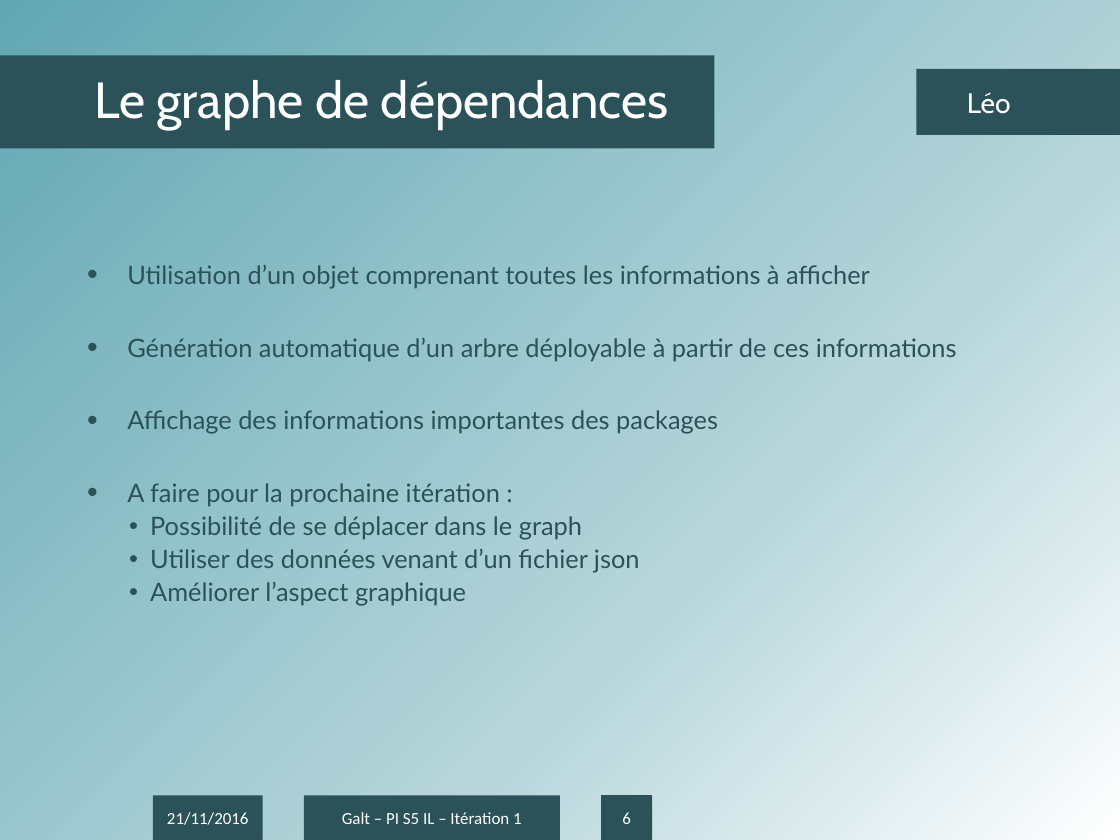
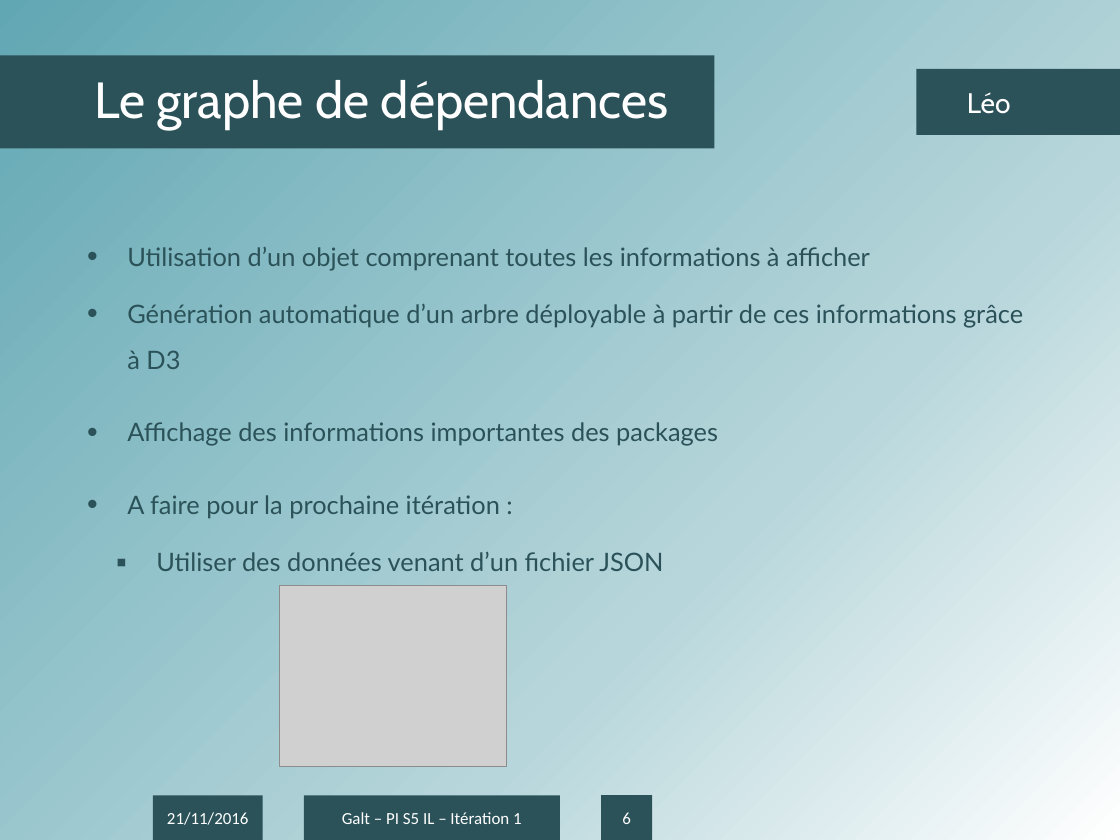
Before and after one commit to antonin-charrier/Project-Galt, a slide deck: slide 6 of Itérations/Présentation IT1.pptx. Drawn at 1120x840 pixels with LibreOffice and Linux fonts; fonts in the diff are those of the drawing; grey boxes stand for pictures; background and template pictures are left out. Boxes give left, top, right and bottom in pixels: in the first picture for what was removed or moved away, otherwise in the second. Text is boxed around its words. In the diff, an @@ line names an element or a change of style, - is before the commit and + after.

```diff
--- a/Itérations/Présentation IT1.pptx
+++ b/Itérations/Présentation IT1.pptx
@@ text "Utilisation d’un objet comprenant toutes ...": place and size @@
-text "Utilisation d’un objet comprenant toutes ..." at (127, 265, 957, 606)
+text "Utilisation d’un objet comprenant toutes ..." at (127, 247, 1023, 571)
@@ text at (127, 304, 1023, 369): text changed @@
-• Génération automatique d’un arbre déployable à partir de ces informations
+• Génération automatique d’un arbre déployable à partir de ces informations grâce à D3
@@ text at (156, 552, 663, 571): text changed @@
-  • Possibilité de se déplacer dans le graph
-  • Utiliser des données venant d’un fichier json
-  • Améliorer l’aspect graphique
+  ▪ Utiliser des données venant d’un fichier JSON
@@ picture added at (279, 586, 507, 767) @@
```
Also in this commit, not shown: 1 other slide changed, 2 slides added.
